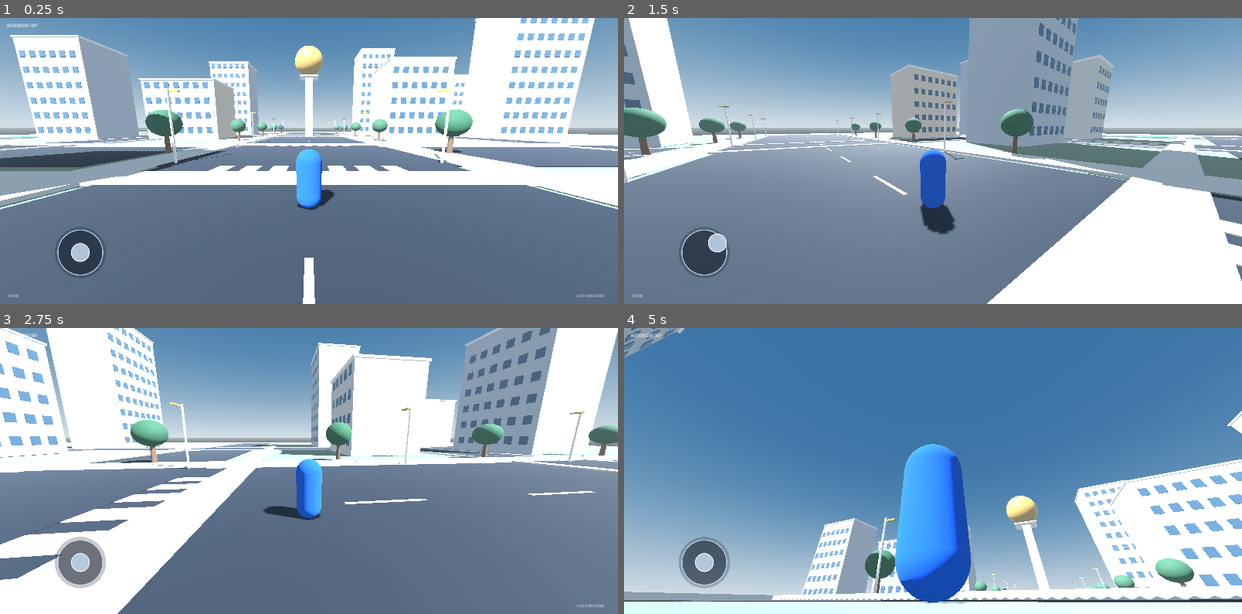
Above: before the commit, frames 1-4 (two rows, left to right).
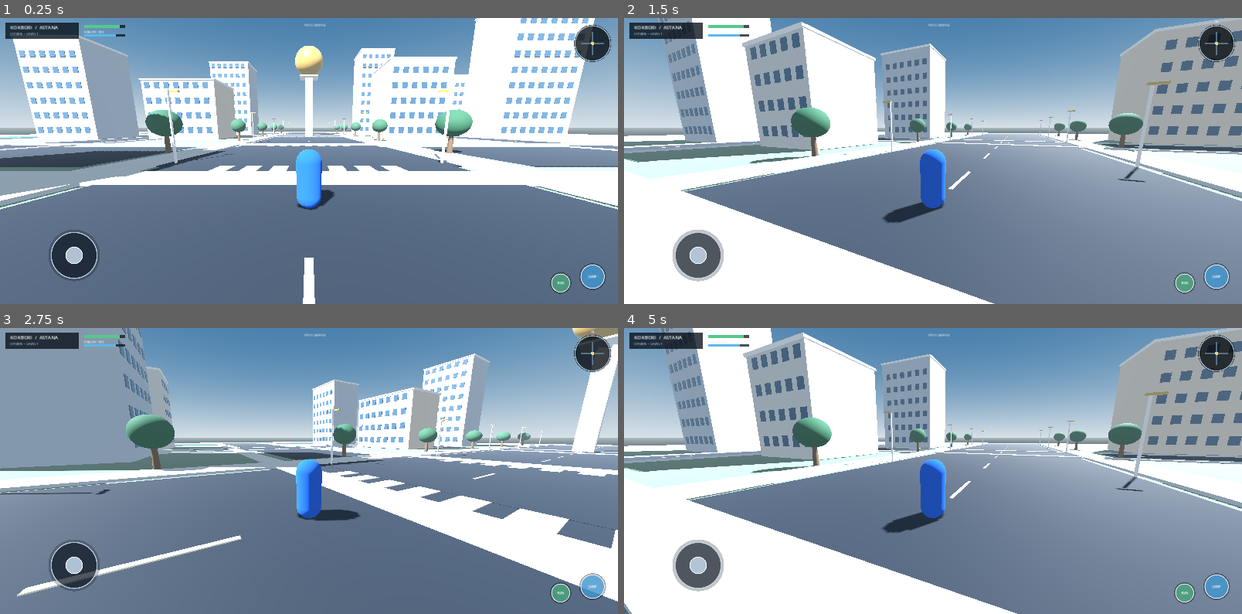
Above: after the commit, the same moments.

Repository: rizerize820-boop/Kokbori
Game: Godot game, scene res://scenes/main.tscn
Same seed, same stepped clock (60 frames per second), same inputs: the game is played once before the commit and once after it.
Inputs (mouse positions are in pixels of both pictures, inside the frame that each line leads up to):
- Up to frame 1 (0.25 s): no input
- Up to frame 2 (1.5 s): tap Enter at 0.5 s; move the mouse to (1068, 146) at 0.52 s; hold D (move_right) 0.53-1.25 s; click (1068, 146) at 0.67 s; drag from (809, 175) to (902, 218) at 1.27 s
- Up to frame 3 (2.75 s): move the mouse to (370, 408) at 2.02 s; hold D (move_right) from 2.03 s (still down); click (370, 408) at 2.17 s
- Up to frame 4 (5 s): release D (move_right) at 2.75 s; drag from (902, 528) to (747, 428) at 2.77 s; tap Space at 3.5 s; move the mouse to (1118, 513) at 3.52 s; hold A (move_left) 3.53-4.25 s; click (1118, 513) at 3.67 s; drag from (747, 428) to (840, 399) at 4.27 s

The runs differ from the first frame. In frame 1, 2.8% of the frame differs, in the area x 0-99%, y 1-98%; in frame 2, 74%; in frame 3, 50%; in frame 4, 94%, in the area x 0-100%, y 0-100%.

Commit message:
Fix touch ownership and add polished mobile HUD

Diff:
--- a/Engine/scripts/mobile_controls.gd
+++ b/Engine/scripts/mobile_controls.gd
@@ -1,92 +1,135 @@
 extends CanvasLayer
 
-var pad: Control
+var hud: Control
 var player: Node3D
-var move_touch := -1
-var look_touch := -1
+var touches: Dictionary = {}
 var pad_center := Vector2.ZERO
 var pad_radius := 88.0
 var stick_vector := Vector2.ZERO
 var screen_size := Vector2.ZERO
+var jump_button := Vector2.ZERO
+var sprint_button := Vector2.ZERO
+var sprinting := false
 
 func _ready() -> void:
 	player = get_parent().get_node_or_null("Player") as Node3D
 	screen_size = get_viewport().get_visible_rect().size
+	hud = Control.new()
+	hud.set_anchors_and_offsets_preset(Control.PRESET_FULL_RECT)
+	hud.mouse_filter = Control.MOUSE_FILTER_IGNORE
+	hud.draw.connect(_draw_hud)
+	add_child(hud)
 	_layout_controls()
-	pad = Control.new()
-	pad.position = Vector2.ZERO
-	pad.size = screen_size
-	pad.mouse_filter = Control.MOUSE_FILTER_IGNORE
-	pad.draw.connect(_draw_controls)
-	add_child(pad)
 	get_viewport().size_changed.connect(_on_viewport_resized)
 
 func _on_viewport_resized() -> void:
 	screen_size = get_viewport().get_visible_rect().size
-	pad.size = screen_size
 	_layout_controls()
-	pad.queue_redraw()
+	hud.queue_redraw()
 
 func _layout_controls() -> void:
 	var short_side := minf(screen_size.x, screen_size.y)
-	pad_radius = clampf(short_side * 0.105, 64.0, 92.0)
-	pad_center = Vector2(maxf(pad_radius + 24.0, screen_size.x * 0.13), screen_size.y - maxf(pad_radius + 30.0, screen_size.y * 0.18))
+	pad_radius = clampf(short_side * 0.105, 68.0, 94.0)
+	pad_center = Vector2(maxf(pad_radius + 26.0, screen_size.x * 0.12), screen_size.y - maxf(pad_radius + 34.0, screen_size.y * 0.17))
+	jump_button = Vector2(screen_size.x - 104.0, screen_size.y - 112.0)
+	sprint_button = Vector2(screen_size.x - 235.0, screen_size.y - 86.0)
 
-func _draw_controls() -> void:
-	pad.draw_circle(pad_center, pad_radius + 13.0, Color(0.02, 0.04, 0.07, 0.22))
-	pad.draw_circle(pad_center, pad_radius, Color(0.06, 0.10, 0.16, 0.50))
-	pad.draw_arc(pad_center, pad_radius, 0.0, TAU, 72, Color(0.78, 0.86, 0.94, 0.82), 3.0, true)
-	var knob := pad_center + stick_vector * pad_radius * 0.72
-	pad.draw_circle(knob, 37.0, Color(0.76, 0.84, 0.92, 0.88))
-	pad.draw_arc(knob, 37.0, 0.0, TAU, 48, Color(1, 1, 1, 0.9), 2.0, true)
-	pad.draw_string(ThemeDB.fallback_font, Vector2(28, 38), "KOKBORI RP", HORIZONTAL_ALIGNMENT_LEFT, -1, 21, Color(1, 1, 1, 0.88))
-	pad.draw_string(ThemeDB.fallback_font, Vector2(34, screen_size.y - 28), "MOVE", HORIZONTAL_ALIGNMENT_LEFT, -1, 15, Color(1, 1, 1, 0.65))
-	pad.draw_string(ThemeDB.fallback_font, Vector2(screen_size.x - 170, screen_size.y - 28), "LOOK AROUND", HORIZONTAL_ALIGNMENT_LEFT, -1, 15, Color(1, 1, 1, 0.65))
+func _draw_hud() -> void:
+	var font := ThemeDB.fallback_font
+	# Top identity/status panel.
+	hud.draw_rect(Rect2(22, 18, 300, 66), Color(0.025, 0.055, 0.09, 0.78), true, 12.0)
+	hud.draw_string(font, Vector2(42, 46), "KOKBORI  /  ASTANA", HORIZONTAL_ALIGNMENT_LEFT, -1, 20, Color("#f3f7fb"))
+	hud.draw_string(font, Vector2(42, 70), "CITIZEN  •  LEVEL 1", HORIZONTAL_ALIGNMENT_LEFT, -1, 13, Color("#a9c4d8"))
+	# Health and stamina indicators.
+	hud.draw_rect(Rect2(344, 28, 170, 12), Color(0.02, 0.04, 0.07, 0.72), true, 6.0)
+	hud.draw_rect(Rect2(344, 28, 148, 12), Color("#55c98b"), true, 6.0)
+	hud.draw_string(font, Vector2(344, 62), "HEALTH  100", HORIZONTAL_ALIGNMENT_LEFT, -1, 13, Color("#eaf2f7"))
+	hud.draw_rect(Rect2(344, 68, 170, 7), Color(0.02, 0.04, 0.07, 0.72), true, 4.0)
+	hud.draw_rect(Rect2(344, 68, 130, 7), Color("#5bb8ed"), true, 4.0)
+	# Compact minimap.
+	var map_center := Vector2(screen_size.x - 104.0, 104.0)
+	hud.draw_circle(map_center, 76.0, Color(0.015, 0.035, 0.055, 0.78))
+	hud.draw_arc(map_center, 72.0, 0.0, TAU, 64, Color("#a9c5d8", 0.9), 3.0, true)
+	hud.draw_line(map_center + Vector2(-48, 0), map_center + Vector2(48, 0), Color("#66859a", 0.8), 5.0)
+	hud.draw_line(map_center + Vector2(0, -48), map_center + Vector2(0, 48), Color("#66859a", 0.8), 5.0)
+	hud.draw_circle(map_center, 7.0, Color("#ffd36b"))
+	hud.draw_string(font, map_center + Vector2(-5, -83), "N", HORIZONTAL_ALIGNMENT_LEFT, -1, 14, Color("#f3f7fb"))
+	# Movement joystick.
+	hud.draw_circle(pad_center, pad_radius + 12.0, Color(0.015, 0.035, 0.06, 0.24))
+	hud.draw_circle(pad_center, pad_radius, Color(0.035, 0.075, 0.12, 0.62))
+	hud.draw_arc(pad_center, pad_radius, 0.0, TAU, 72, Color("#c4d8e8", 0.9), 3.0, true)
+	var knob := pad_center + stick_vector * pad_radius * 0.70
+	hud.draw_circle(knob, 34.0, Color("#b8cbdc", 0.94))
+	hud.draw_arc(knob, 34.0, 0.0, TAU, 48, Color("#f5f9fc"), 2.0, true)
+	# Action buttons.
+	_draw_action_button(jump_button, 48.0, "JUMP", Color("#4aa8e8"))
+	_draw_action_button(sprint_button, 37.0, "RUN", Color("#54b98a"))
+	hud.draw_string(font, Vector2(screen_size.x * 0.50 - 46.0, 34), "FREE CAMERA", HORIZONTAL_ALIGNMENT_CENTER, 140, 13, Color("#e4edf4", 0.78))
+
+func _draw_action_button(center: Vector2, radius: float, label: String, tint: Color) -> void:
+	hud.draw_circle(center, radius + 7.0, Color(0.015, 0.035, 0.06, 0.35))
+	hud.draw_circle(center, radius, Color(tint, 0.72))
+	hud.draw_arc(center, radius, 0.0, TAU, 48, Color(1, 1, 1, 0.85), 2.0, true)
+	hud.draw_string(ThemeDB.fallback_font, center + Vector2(-radius * 0.55, 5.0), label, HORIZONTAL_ALIGNMENT_CENTER, radius * 1.1, 14, Color("#ffffff"))
 
 func _input(event: InputEvent) -> void:
 	if event is InputEventScreenTouch:
 		if event.pressed:
-			if event.position.x < screen_size.x * 0.40 and move_touch == -1:
-				move_touch = event.index
-				_update_stick(event.position)
-			elif event.position.x > screen_size.x * 0.42 and look_touch == -1:
-				look_touch = event.index
+			_begin_touch(event.index, event.position)
 		else:
-			if event.index == move_touch:
-				move_touch = -1
-				stick_vector = Vector2.ZERO
-				_apply_movement(Vector2.ZERO)
-				pad.queue_redraw()
-			if event.index == look_touch:
-				look_touch = -1
+			_end_touch(event.index)
 	elif event is InputEventScreenDrag:
-		if event.index == move_touch:
+		var role: String = str(touches.get(event.index, ""))
+		if role == "move":
 			_update_stick(event.position)
-		elif event.index == look_touch and player != null:
+		elif role == "look" and player != null:
 			player.call("apply_look", event.relative)
-	elif event is InputEventMouseButton and event.button_index == MOUSE_BUTTON_LEFT:
+	elif OS.has_feature("editor") and event is InputEventMouseButton and event.button_index == MOUSE_BUTTON_LEFT:
 		if event.pressed:
-			if event.position.x < screen_size.x * 0.40:
-				move_touch = 999
-				_update_stick(event.position)
-			else:
-				look_touch = 999
+			_begin_touch(999, event.position)
 		else:
-			if move_touch == 999:
-				move_touch = -1
-				stick_vector = Vector2.ZERO
-				_apply_movement(Vector2.ZERO)
-				pad.queue_redraw()
-			if look_touch == 999:
-				look_touch = -1
-	elif event is InputEventMouseMotion:
-		if Input.is_mouse_button_pressed(MOUSE_BUTTON_LEFT) and look_touch == 999 and player != null:
+			_end_touch(999)
+	elif OS.has_feature("editor") and event is InputEventMouseMotion and touches.has(999):
+		var role: String = str(touches[999])
+		if role == "move":
+			_update_stick(event.position)
+		elif role == "look" and player != null:
 			player.call("apply_look", event.relative)
 
-func _update_stick(screen_pos: Vector2) -> void:
-	stick_vector = ((screen_pos - pad_center) / pad_radius).limit_length(1.0)
+func _begin_touch(index: int, pos: Vector2) -> void:
+	if touches.has(index):
+		return
+	if pos.distance_to(pad_center) <= pad_radius * 1.65 and not touches.values().has("move"):
+		touches[index] = "move"
+		_update_stick(pos)
+	elif pos.distance_to(jump_button) <= 58.0:
+		touches[index] = "jump"
+		if player != null:
+			player.call("jump_now")
+	elif pos.distance_to(sprint_button) <= 48.0:
+		touches[index] = "run"
+		sprinting = true
+		if player != null:
+			player.call("set_sprinting", true)
+	elif pos.x > screen_size.x * 0.52 and pos.y < screen_size.y * 0.78 and not touches.values().has("look"):
+		touches[index] = "look"
+
+func _end_touch(index: int) -> void:
+	var role: String = str(touches.get(index, ""))
+	touches.erase(index)
+	if role == "move":
+		stick_vector = Vector2.ZERO
+		_apply_movement(Vector2.ZERO)
+		hud.queue_redraw()
+	elif role == "run":
+		sprinting = false
+		if player != null:
+			player.call("set_sprinting", false)
+
+func _update_stick(pos: Vector2) -> void:
+	stick_vector = ((pos - pad_center) / pad_radius).limit_length(1.0)
 	_apply_movement(stick_vector)
-	pad.queue_redraw()
+	hud.queue_redraw()
 
 func _apply_movement(v: Vector2) -> void:
 	_set_action("move_left", v.x < -0.18)
